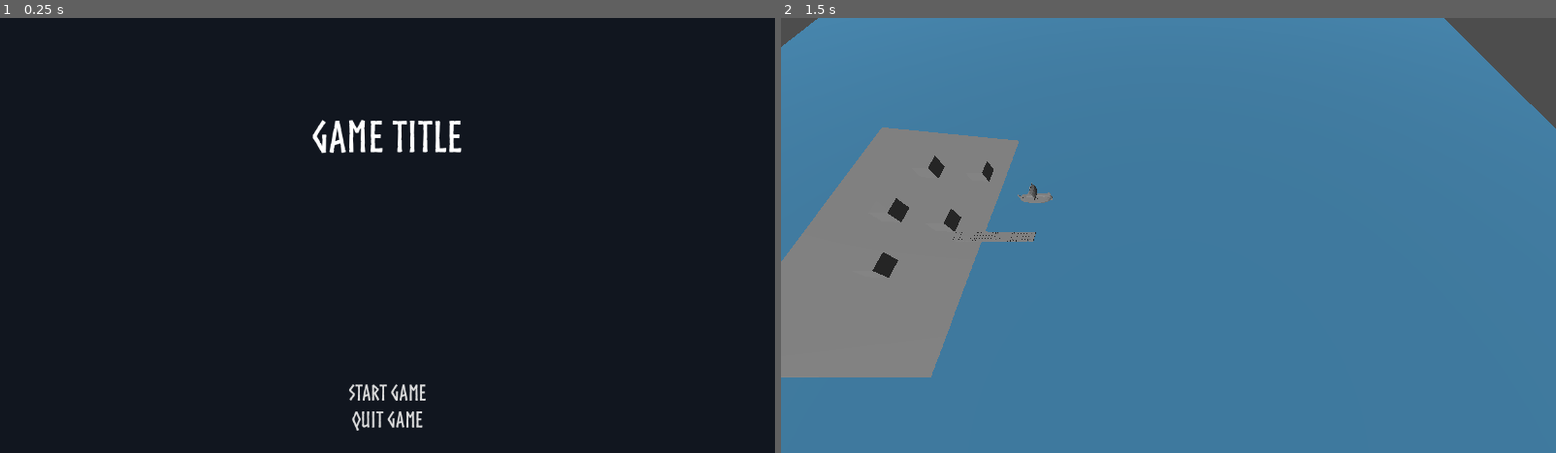
Above: before the commit, frames 1-2 (left to right).
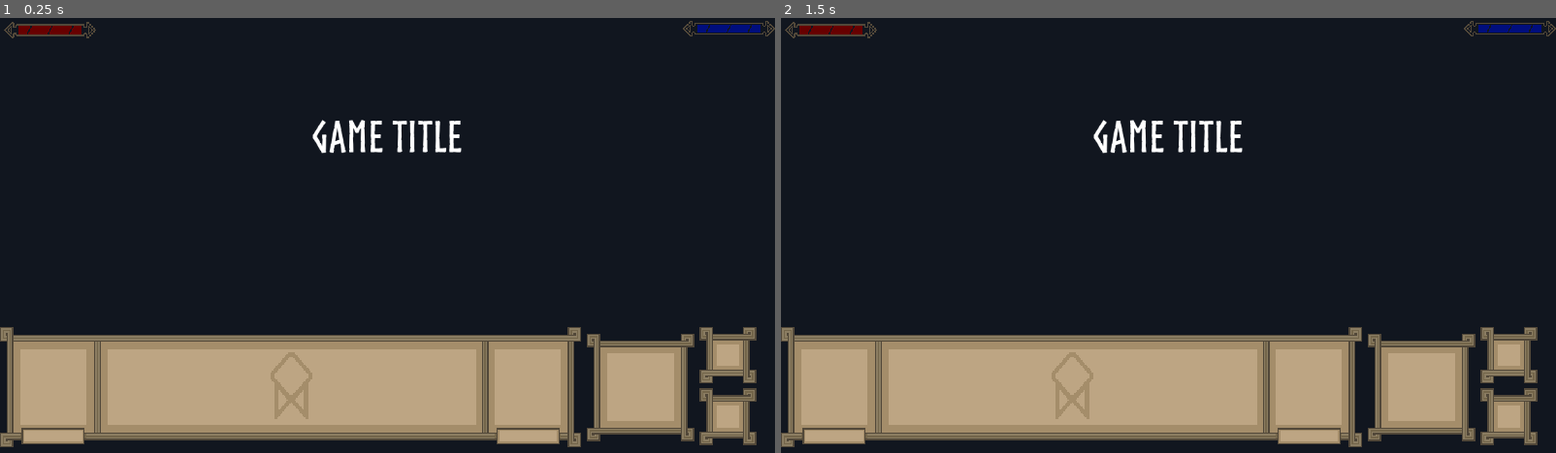
Above: after the commit, the same moments.

Repository: AtomicGardenInteractive/Brackey-s-2024
Game: Godot game, scene res://Scenes/Levels/game_handler.tscn
Same seed, same stepped clock (60 frames per second), same inputs: the game is played once before the commit and once after it.
Inputs (mouse positions are in pixels of both pictures, inside the frame that each line leads up to):
- Up to frame 1 (0.25 s): no input
- Up to frame 2 (1.5 s): click "Start Game" at 0.5 s; click (1168, 392) at 1.25 s, where only the run after the commit has a clickable "Start Game"

The runs differ from the first frame. In frame 1, 23% of the frame differs, in the area x 0-100%, y 0-99%; in frame 2, 100%, in the area x 0-100%, y 0-100%.

Commit message:
Added Game UI
Added Game UI scene. Ready to be coded now.

Diff:
--- /dev/null
+++ b/Godot/new-game-project/Game UI.tscn
@@ -0,0 +1,88 @@
+[gd_scene load_steps=10 format=3 uid="uid://b4s0xgjysi7h0"]
+
+[ext_resource type="Texture2D" uid="uid://bhx8ohpitnf0r" path="res://Assets/UI Assets/Dialogue and Character Box/Dialogue and Character Box.png" id="1_utydy"]
+[ext_resource type="Texture2D" uid="uid://13khu4odsy0b" path="res://Assets/UI Assets/Health Bar/Health Bar Background.png" id="3_qp55f"]
+[ext_resource type="Texture2D" uid="uid://berc7i0y3of6l" path="res://Assets/UI Assets/Health Bar/Progress Bar Border.png" id="4_scdjt"]
+[ext_resource type="Texture2D" uid="uid://1tt14hv5qq6r" path="res://Assets/UI Assets/Health Bar/Progress Health Bar.png" id="5_drg2l"]
+[ext_resource type="Texture2D" uid="uid://cnobe7e1cx0bf" path="res://Assets/UI Assets/Storm Timer/Storm Timer Background.png" id="6_lct6t"]
+[ext_resource type="Texture2D" uid="uid://cexgxdpoygxf7" path="res://Assets/UI Assets/Storm Timer/Progress Bar Border.png" id="7_lv70j"]
+[ext_resource type="Texture2D" uid="uid://cpc30bquv4wo2" path="res://Assets/UI Assets/Unit Icon Boxes/Single Large Unit Box.png" id="8_3s2vw"]
+[ext_resource type="Texture2D" uid="uid://blbcwkil6jgxj" path="res://Assets/UI Assets/Storm Timer/Storm Timer Progress Bar.png" id="8_u8fc2"]
+[ext_resource type="Texture2D" uid="uid://cbee4h7widex0" path="res://Assets/UI Assets/Unit Icon Boxes/Small Unit Icon Box.png" id="9_g0u2t"]
+
+[node name="Game UI" type="Control"]
+layout_mode = 3
+anchors_preset = 15
+anchor_right = 1.0
+anchor_bottom = 1.0
+grow_horizontal = 2
+grow_vertical = 2
+
+[node name="MarginContainer" type="MarginContainer" parent="."]
+layout_mode = 1
+anchors_preset = 15
+anchor_right = 1.0
+anchor_bottom = 1.0
+grow_horizontal = 2
+grow_vertical = 2
+
+[node name="Health Bar" type="TextureProgressBar" parent="."]
+texture_filter = 5
+layout_mode = 2
+offset_left = 6.0
+offset_top = 2.0
+offset_right = 150.0
+offset_bottom = 34.0
+fill_mode = 1
+texture_under = ExtResource("3_qp55f")
+texture_over = ExtResource("4_scdjt")
+texture_progress = ExtResource("5_drg2l")
+
+[node name="Storm Timer" type="TextureProgressBar" parent="."]
+texture_filter = 5
+layout_mode = 1
+anchors_preset = 1
+anchor_left = 1.0
+anchor_right = 1.0
+offset_left = -137.0
+offset_bottom = 40.0
+grow_horizontal = 0
+fill_mode = 1
+texture_under = ExtResource("6_lct6t")
+texture_over = ExtResource("7_lv70j")
+texture_progress = ExtResource("8_u8fc2")
+
+[node name="HBoxContainer" type="HBoxContainer" parent="."]
+layout_mode = 1
+anchors_preset = -1
+anchor_top = 0.771
+anchor_right = 1.0
+anchor_bottom = 1.0
+offset_top = -39.608
+offset_right = -583.0
+offset_bottom = -98.0
+grow_vertical = 0
+scale = Vector2(2, 2)
+
+[node name="Dialogue and Character Box" type="TextureRect" parent="HBoxContainer"]
+texture_filter = 5
+layout_mode = 2
+texture = ExtResource("1_utydy")
+
+[node name="LargeUnitIconBox" type="TextureRect" parent="HBoxContainer"]
+texture_filter = 5
+layout_mode = 2
+texture = ExtResource("8_3s2vw")
+
+[node name="VBoxContainer" type="VBoxContainer" parent="HBoxContainer"]
+layout_mode = 2
+
+[node name="SmallUnitIconBox2" type="TextureRect" parent="HBoxContainer/VBoxContainer"]
+texture_filter = 5
+layout_mode = 2
+texture = ExtResource("9_g0u2t")
+
+[node name="SmallUnitIconBox1" type="TextureRect" parent="HBoxContainer/VBoxContainer"]
+texture_filter = 5
+layout_mode = 2
+texture = ExtResource("9_g0u2t")
--- a/Godot/new-game-project/Scenes/Levels/game_handler.tscn
+++ b/Godot/new-game-project/Scenes/Levels/game_handler.tscn
@@ -1,10 +1,11 @@
-[gd_scene load_steps=11 format=3 uid="uid://dd3ciccoerrst"]
+[gd_scene load_steps=12 format=3 uid="uid://dd3ciccoerrst"]
 
 [ext_resource type="Script" path="res://Scenes/Levels/Player.gd" id="1_3v35u"]
 [ext_resource type="PackedScene" uid="uid://7bmuha166gyx" path="res://main_menu.tscn" id="1_jth67"]
 [ext_resource type="Script" path="res://Scenes/Levels/game_handler.gd" id="1_vwlyo"]
 [ext_resource type="PackedScene" uid="uid://dkkxkrxcr74mb" path="res://Scenes/boat.tscn" id="2_74m0k"]
 [ext_resource type="ArrayMesh" uid="uid://vsnb002tkjcr" path="res://Assets/Models/pier.obj" id="3_fahsx"]
+[ext_resource type="PackedScene" uid="uid://b4s0xgjysi7h0" path="res://Game UI.tscn" id="6_rcefj"]
 
 [sub_resource type="Environment" id="Environment_5imuj"]
 
@@ -109,3 +110,7 @@
 [node name="Menu_UI" type="CanvasLayer" parent="UI_Layers"]
 
 [node name="Main Menu" parent="UI_Layers/Menu_UI" instance=ExtResource("1_jth67")]
+
+[node name="Game_UI" type="CanvasLayer" parent="UI_Layers"]
+
+[node name="Game UI" parent="UI_Layers/Game_UI" instance=ExtResource("6_rcefj")]
Binary file added: Godot/new-game-project/Assets/UI Assets/Unit Icon Boxes/Single Large Unit Box.png
Not shown, added: Godot/new-game-project/Assets/UI Assets/Unit Icon Boxes/Single Large Unit Box.png.import
Binary file added: Godot/new-game-project/Assets/UI Assets/Unit Icon Boxes/Small Unit Icon Box.png
Not shown, added: Godot/new-game-project/Assets/UI Assets/Unit Icon Boxes/Small Unit Icon Box.png.import
